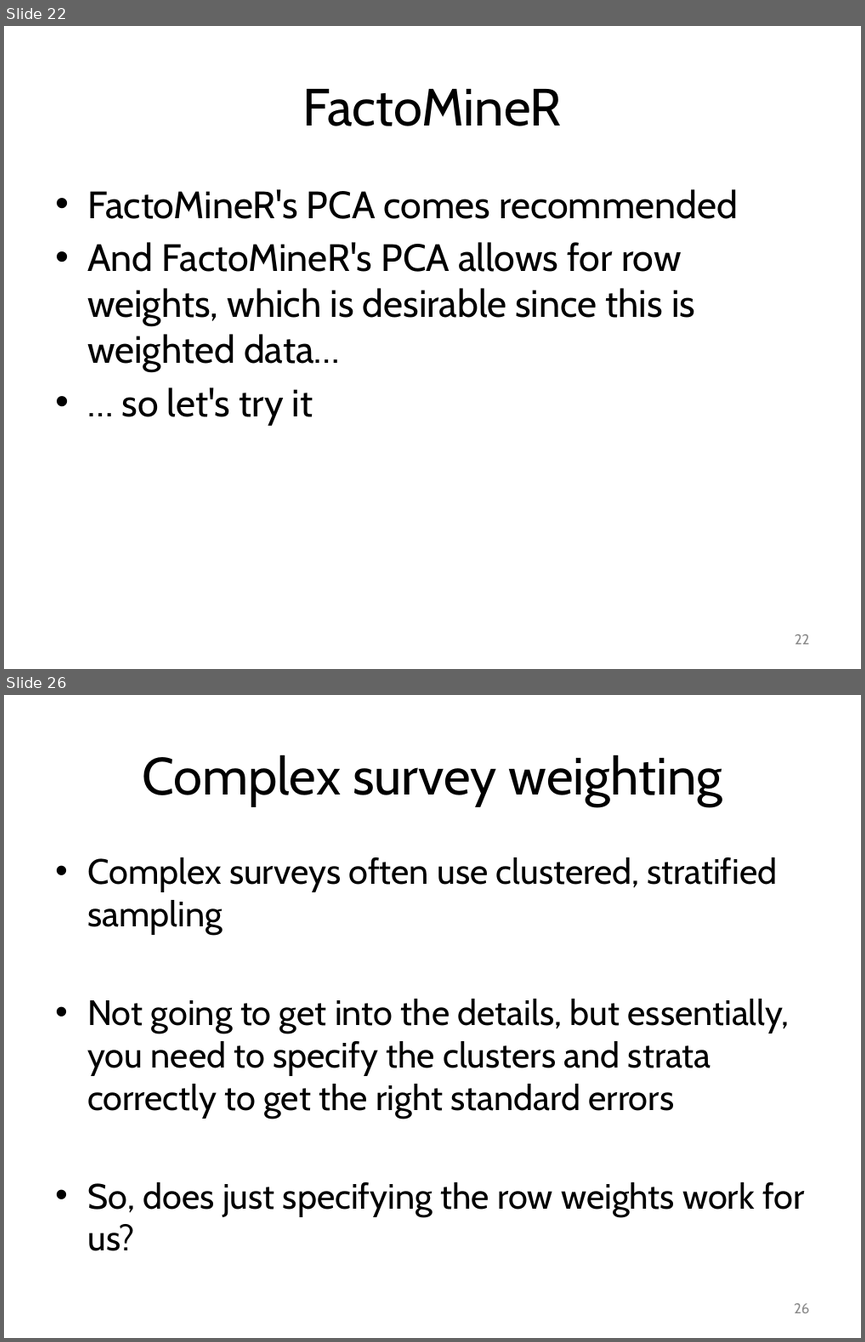
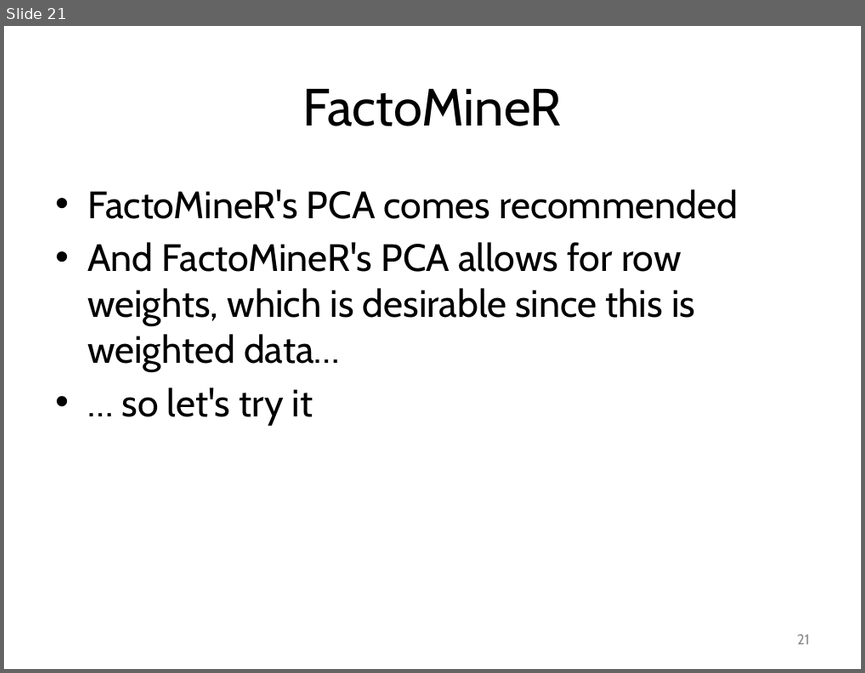
Before and after one commit to smooney27/RWorkshopSER2023, a slide deck: RWorkshopPart4-CaseStudy.pptx. Shown one above the other, each under a label of ours: slides 22 and 26 before the commit, slide 21 after it; the slides between them are not shown. The pictures are 865x1342 and 865x673 pixels, drawn with LibreOffice and Linux fonts; fonts in the diff are those of the drawing. Boxes give left, top, right and bottom in pixels: in the first picture for what was removed or moved away, otherwise in the second. Text is boxed around its words. In the diff, an @@ line names an element or a change of style, - is before the commit and + after.

```diff
--- a/RWorkshopPart4-CaseStudy.pptx
+++ b/RWorkshopPart4-CaseStudy.pptx
@@ slide 26 removed at box(4, 695, 861, 1338), background #FFFFFF @@
@@ title removed at box(142, 755, 723, 806) @@
-Complex survey weighting
@@ text removed at box(87, 857, 804, 1251) @@
-• Complex surveys often use clustered, stratified sampling
-• Not going to get into the details, but essentially, you need to specify the clusters and strata correctly to get the right standard errors
-• So, does just specifying the row weights work for us?
@@ page number removed at box(794, 1303, 809, 1313) @@
-26
@@ what was slide 22 is now slide 21 @@
@@ page number at box(797, 634, 810, 644): text changed @@
-22
+21
```
Also in this commit, not shown: 6 slides changed, 3 other slides removed, 2 other files.
